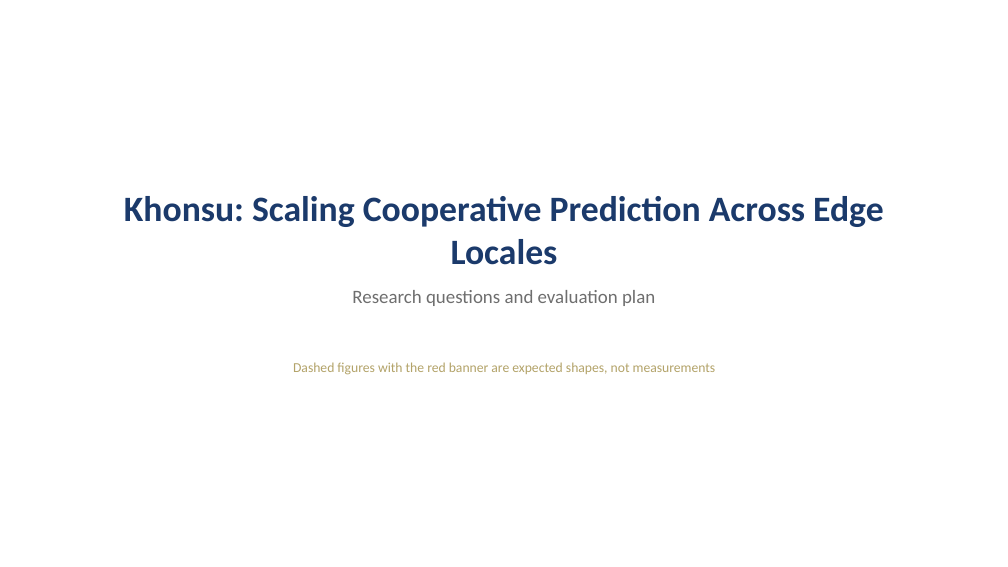
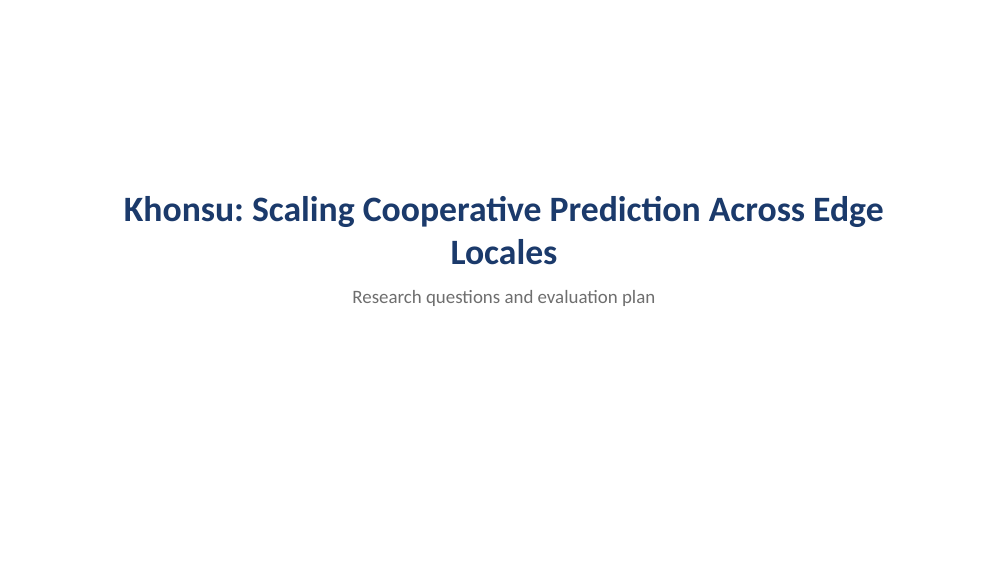
Before and after one commit to tlandle/eCAV, a slide deck: slide 1 of docs/kb/decks/khonsu_story_2026-09-04.pptx. Drawn at 1008x567 pixels with LibreOffice and Linux fonts; fonts in the diff are those of the drawing. Boxes give left, top, right and bottom in pixels: in the first picture for what was removed or moved away, otherwise in the second. Text is boxed around its words. In the diff, an @@ line names an element or a change of style, - is before the commit and + after.

```diff
--- a/docs/kb/decks/khonsu_story_2026-09-04.pptx
+++ b/docs/kb/decks/khonsu_story_2026-09-04.pptx
@@ text removed at [293,362,716,375] @@
-Dashed figures with the red banner are expected shapes, not measurements
```
Also in this commit, not shown: 3 other slides changed.
